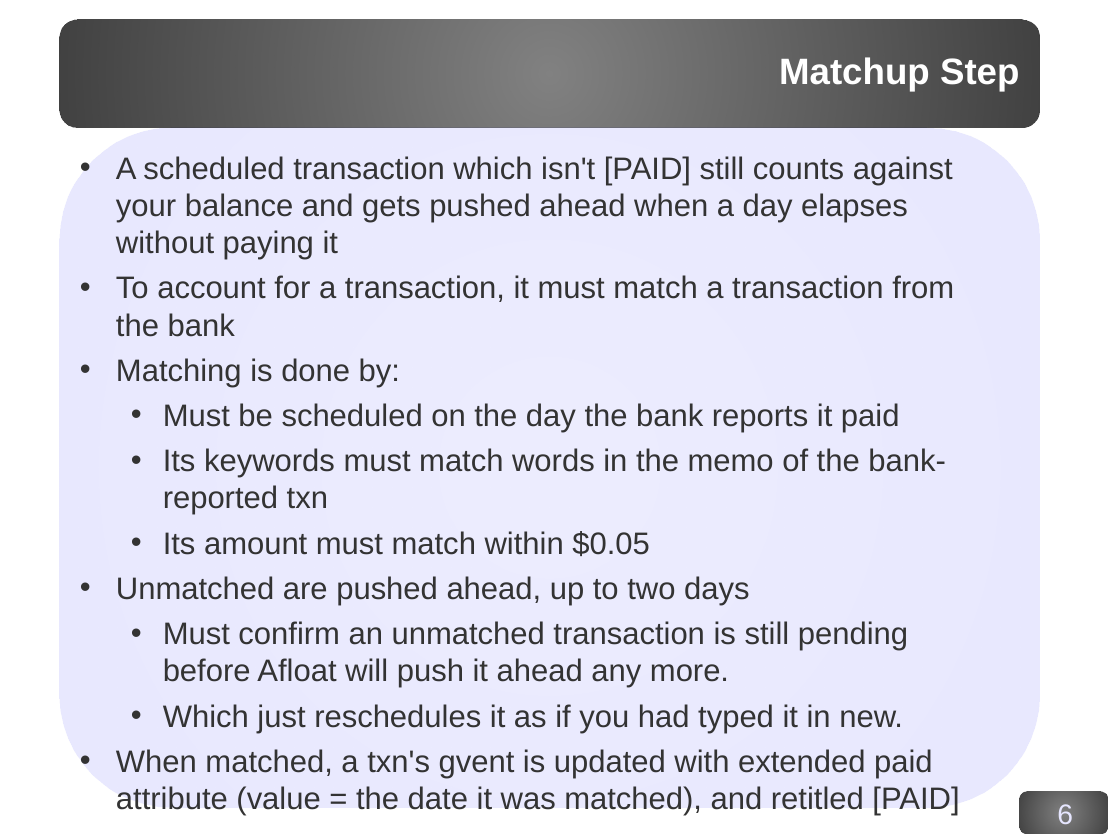
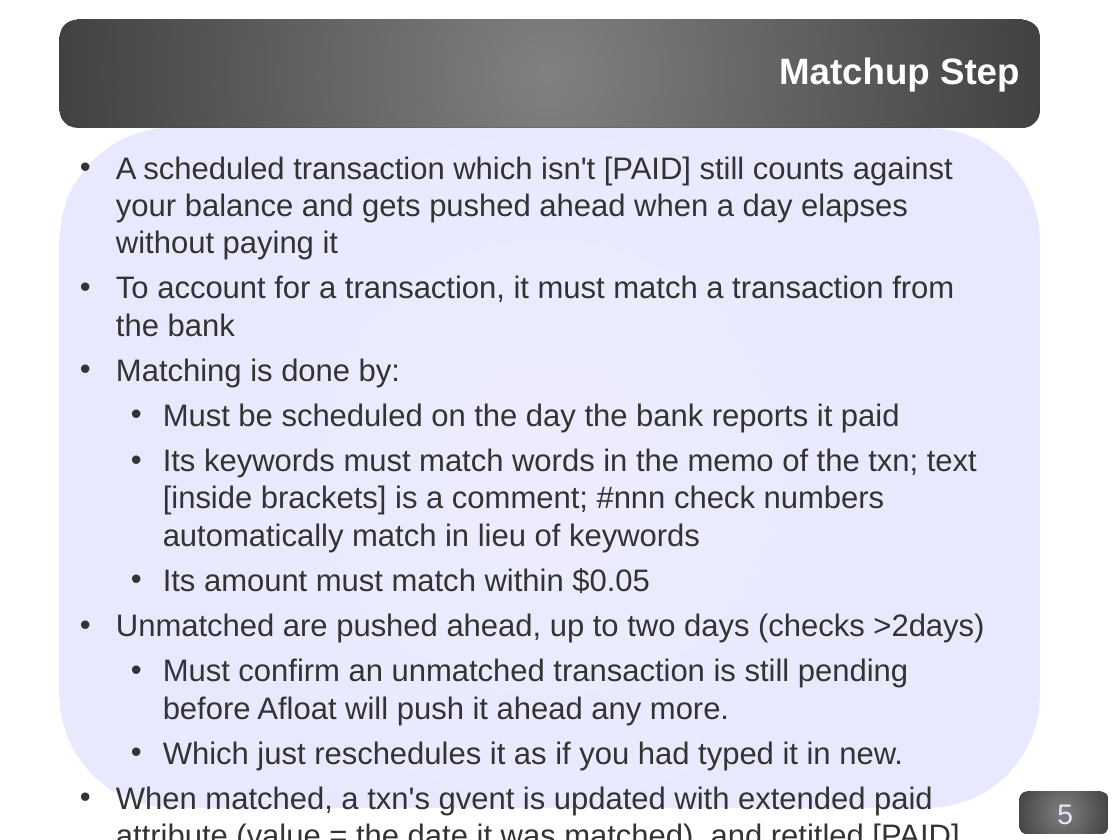
Before and after one commit to corydodt/Afloat, a slide deck: slide 5 of doc/afloat.odp (slide 6 before the commit). Drawn at 1120x840 pixels with LibreOffice and Linux fonts; fonts in the diff are those of the drawing; background and template pictures are left out. Boxes give left, top, right and bottom in pixels: in the first picture for what was removed or moved away, otherwise in the second. Text is boxed around its words. In the diff, an @@ line names an element or a change of style, - is before the commit and + after.

```diff
--- a/doc/afloat.odp
+++ b/doc/afloat.odp
@@ text at [163, 448, 977, 552]: text changed @@
-  • Its keywords must match words in the memo of the bank- reported txn
+  • Its keywords must match words in the memo of the txn; text [inside brackets] is a comment; #nnn check numbers automatically match in lieu of keywords
@@ text at [116, 613, 984, 643]: text changed @@
-• Unmatched are pushed ahead, up to two days
+• Unmatched are pushed ahead, up to two days (checks >2days)
@@ page number at [1057, 804, 1073, 824]: text changed @@
-6
+5
```
Also in this commit, not shown: 6 other slides changed, 1 slide removed, 1 other file.
